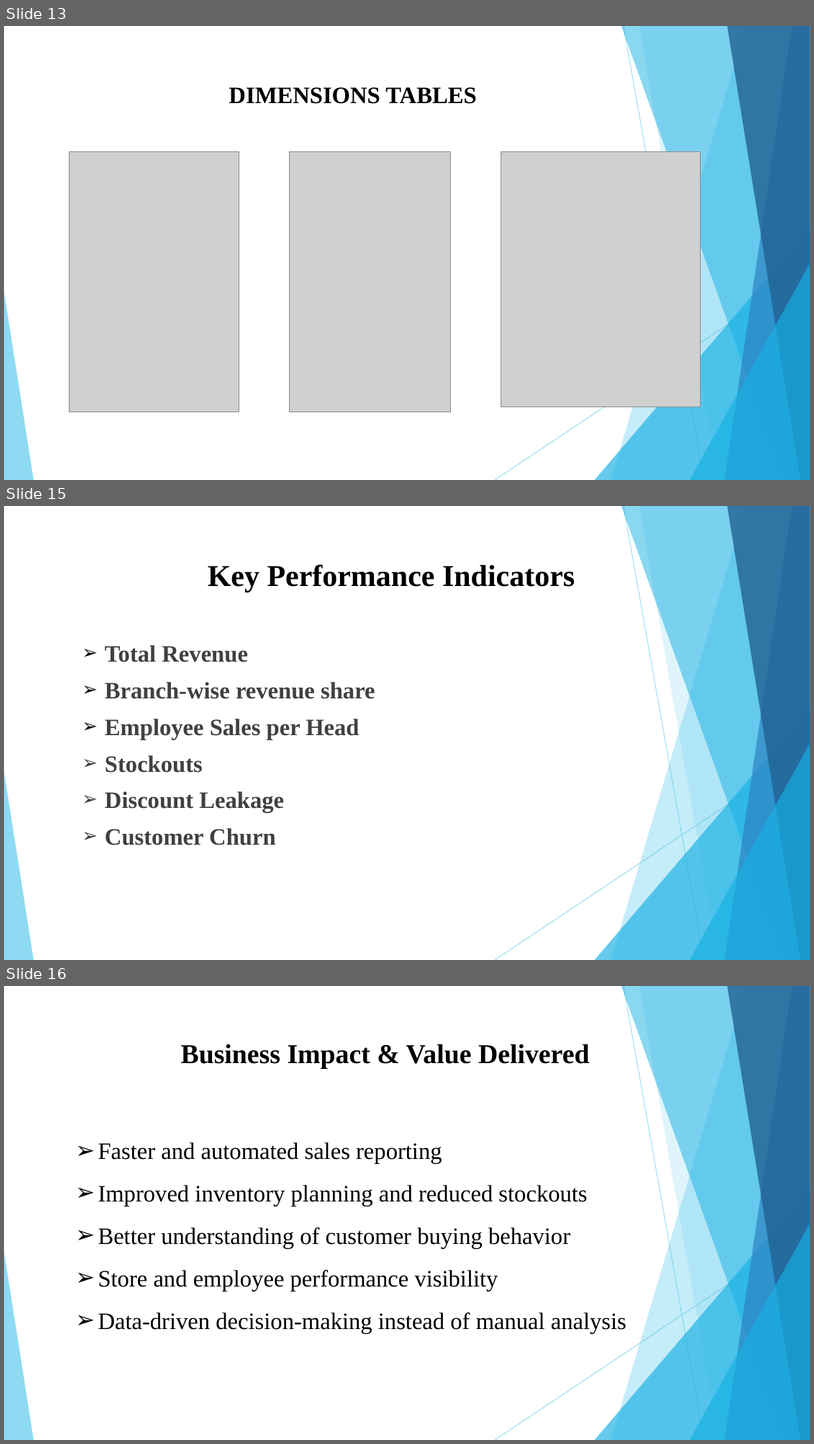
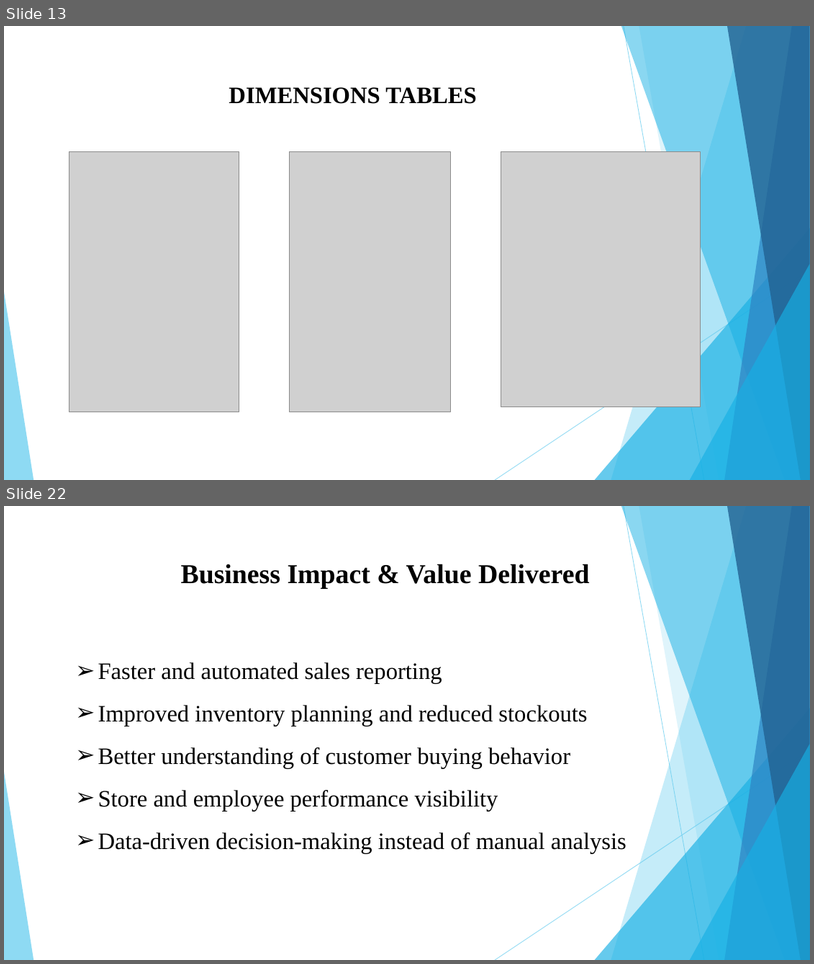
Before and after one commit to HemalaR/Smart-Analytics-For-Fashion-Sales, a slide deck: Smart Retail Analytics for Fashion Sales (1).pptx. Shown one above the other, each under a label of ours: slides 13, 15 and 16 before the commit, slides 13 and 22 after it; the slides between them are not shown. The pictures are 814x1444 and 814x964 pixels, drawn with LibreOffice and Linux fonts; fonts in the diff are those of the drawing; grey boxes stand for pictures. Boxes give left, top, right and bottom in pixels: in the first picture for what was removed or moved away, otherwise in the second. Text is boxed around its words. In the diff, an @@ line names an element or a change of style, - is before the commit and + after.

```diff
--- a/Smart Retail Analytics for Fashion Sales (1).pptx
+++ b/Smart Retail Analytics for Fashion Sales (1).pptx
@@ slide 15 removed at [4, 506, 810, 960], background #FFFFFF; not listed: 10 template elements that a slide beside it also shows @@
@@ title removed at [208, 564, 575, 592] @@
-Key Performance Indicators
@@ text removed at [105, 645, 376, 845] @@
-➢ Total Revenue
-➢ Branch-wise revenue share
-➢ Employee Sales per Head
-➢ Stockouts
-➢ Discount Leakage
-➢ Customer Churn
@@ what was slide 16 is now slide 22 @@
```
Also in this commit, not shown: 7 slides changed, 20 slides added, 2 other slides removed, 21 other files.
